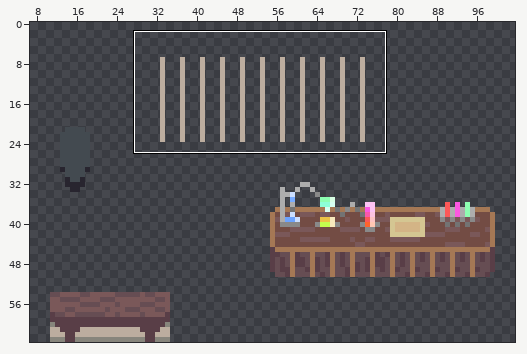
Sprite sheet, stored at assets/Tilesets/StuffThatIsAboveNPCs.png. The picture above shows the old version from afar; the outline marks the close-up.
Close-up. Old version:
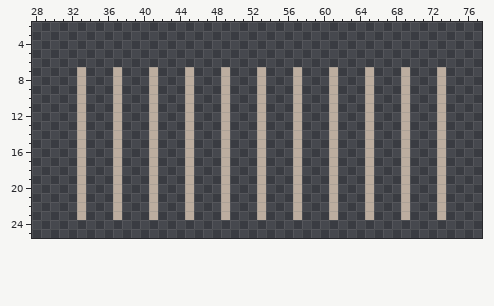
The file is 112x64 pixels. Colours within 5 levels of each other are drawn and written as one. Shown: x 28..77, y 2..25. The wide view leaves out empty margins.
The same view after the edit:
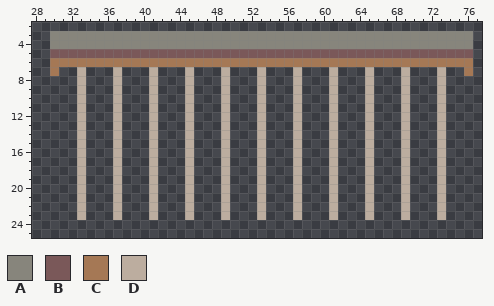
Palette (. is transparent): A #87857c  B #7a5859  C #a57855  D #bcad9f
Log entry: Fixed metalbars that have not covered the banker completely
Difference:
@@ x 28..77 @@
  2 ..................................................
- 3 ..................................................
- 4 ..................................................
- 5 ..................................................
- 6 ..................................................
- 7 .....D...D...D...D...D...D...D...D...D...D...D....
+ 3 ..AAAAAAAAAAAAAAAAAAAAAAAAAAAAAAAAAAAAAAAAAAAAAAA.
+ 4 ..AAAAAAAAAAAAAAAAAAAAAAAAAAAAAAAAAAAAAAAAAAAAAAA.
+ 5 ..BBBBBBBBBBBBBBBBBBBBBBBBBBBBBBBBBBBBBBBBBBBBBBB.
+ 6 ..CCCCCCCCCCCCCCCCCCCCCCCCCCCCCCCCCCCCCCCCCCCCCCC.
+ 7 ..C..D...D...D...D...D...D...D...D...D...D...D..C.
  8 .....D...D...D...D...D...D...D...D...D...D...D....
Where, in picture pixels (left, top, right, bottom), the same in both close-ups:
added: (50, 31, 473, 76)
